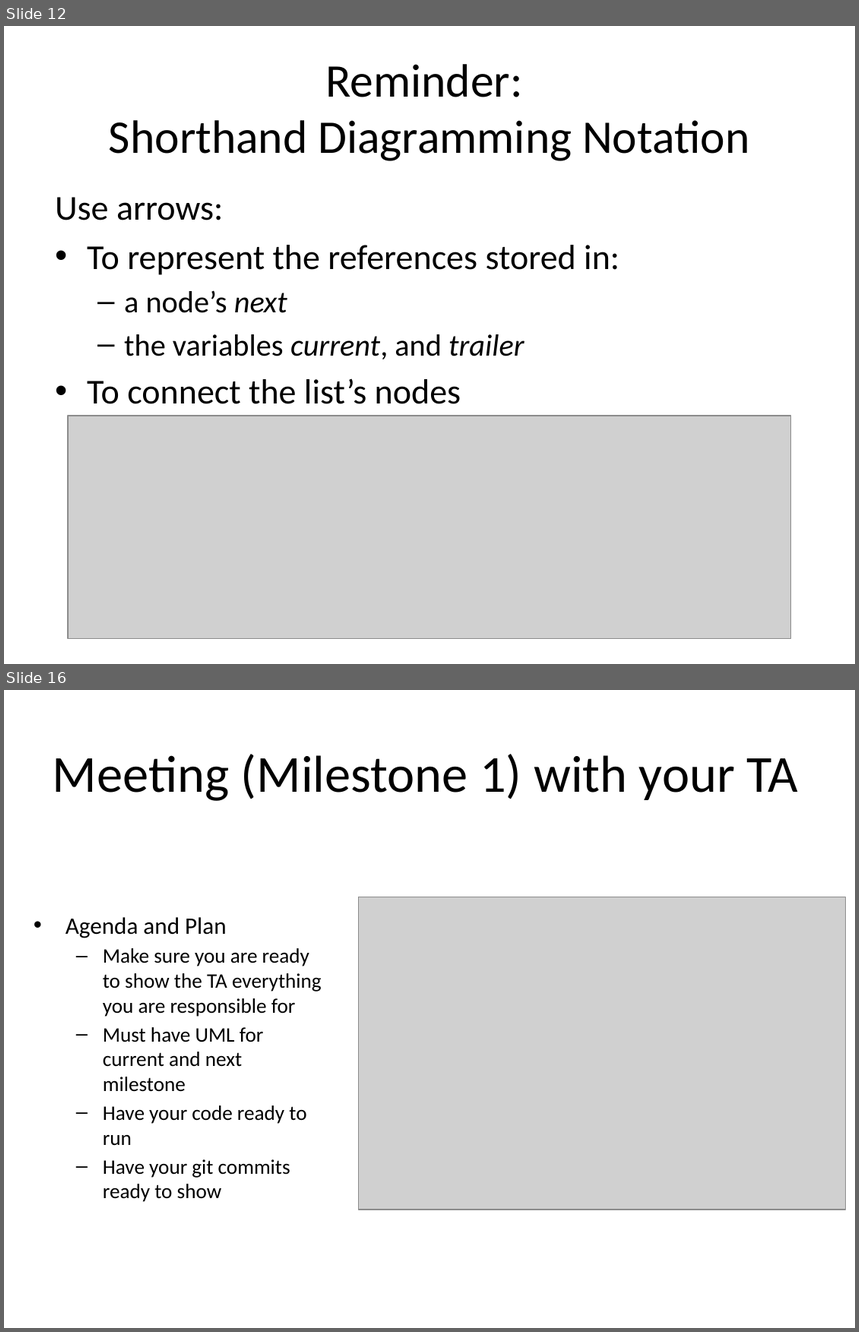
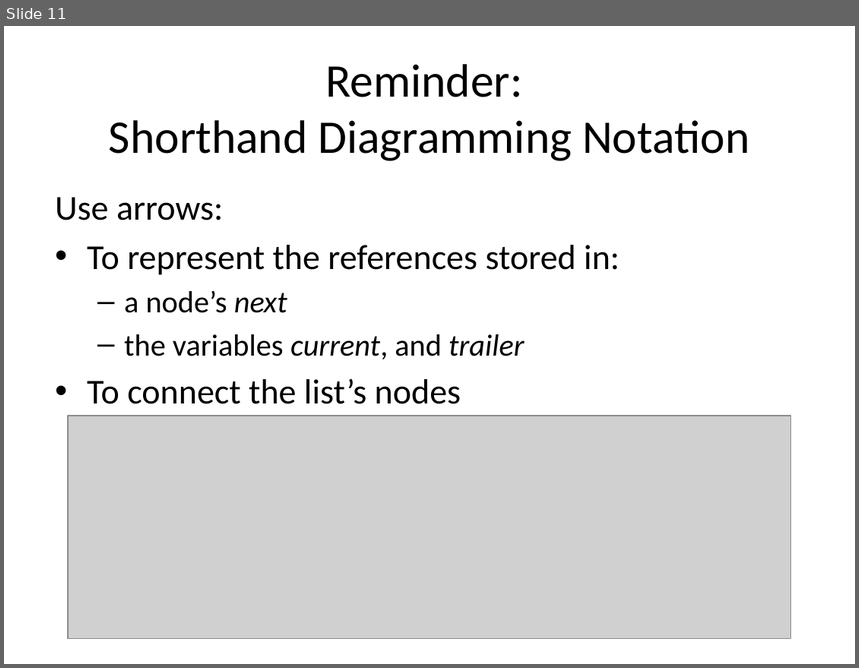
Before and after one commit to RHIT-CSSE/csse220, a slide deck: ClassMaterials/LinkedLists/Slides/Part1-LinkedLists.pptx. Shown one above the other, each under a label of ours: slides 12 and 16 before the commit, slide 11 after it; the slides between them are not shown. The pictures are 859x1332 and 859x668 pixels, drawn with LibreOffice and Linux fonts; fonts in the diff are those of the drawing; grey boxes stand for pictures. Boxes give left, top, right and bottom in pixels: in the first picture for what was removed or moved away, otherwise in the second. Text is boxed around its words. In the diff, an @@ line names an element or a change of style, - is before the commit and + after.

```diff
--- a/ClassMaterials/LinkedLists/Slides/Part1-LinkedLists.pptx
+++ b/ClassMaterials/LinkedLists/Slides/Part1-LinkedLists.pptx
@@ slide 16 removed at bbox=[4, 690, 855, 1328], background #FFFFFF @@
@@ title removed at bbox=[53, 754, 798, 801] @@
-Meeting (Milestone 1) with your TA
@@ text removed at bbox=[66, 917, 322, 1202] @@
-• Agenda and Plan
-  – Make sure you are ready to show the TA everything you are responsible for
-  – Must have UML for current and next milestone
-  – Have your code ready to run
-  – Have your git commits ready to show
@@ picture removed at bbox=[359, 897, 846, 1209] @@
@@ what was slide 12 is now slide 11 @@
```
Also in this commit, not shown: 2 slides changed, 1 slide added, 4 other slides removed, 47 other files.
